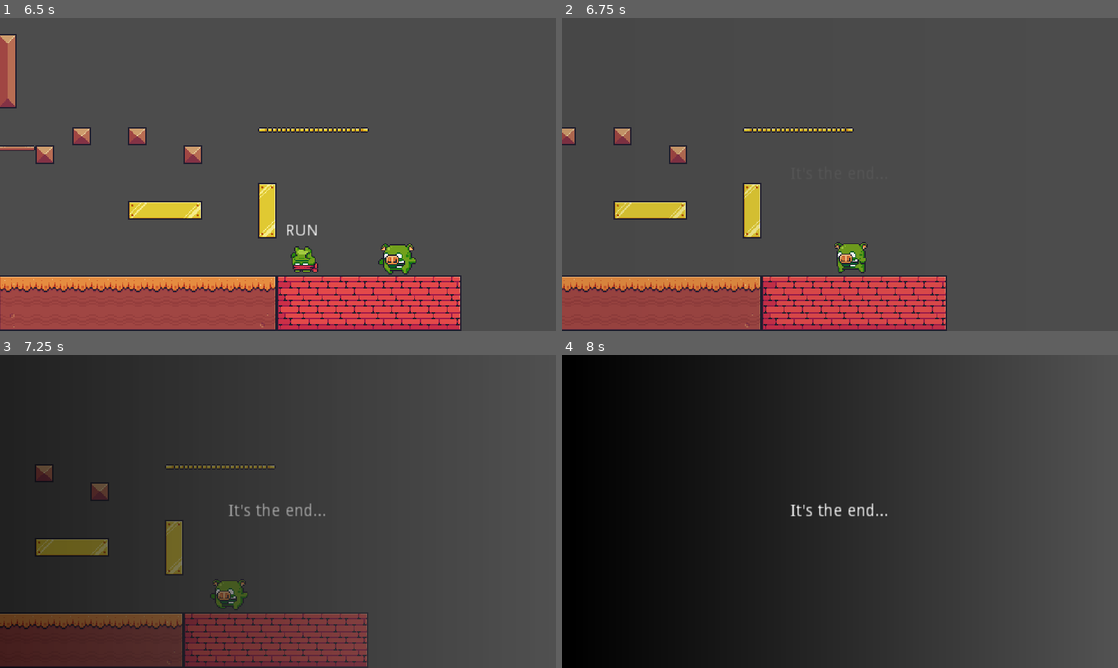
Above: before the commit, frames 1-4 (two rows, left to right).
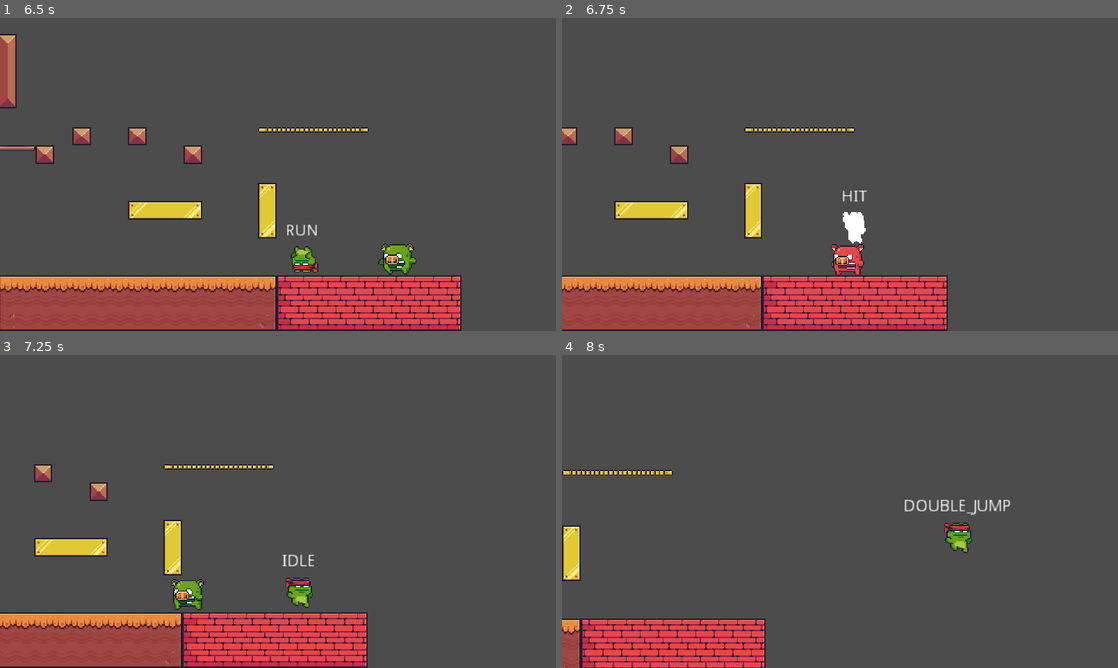
Above: after the commit, the same moments.

Repository: ChrisTutorials/ChrisTutorials-2D-Godot-Platformer
Game: Godot game, scene res://Maps/Level1.tscn
The game is run twice, just before and just after one commit, with the same random seed, the same clock (stepped at 60 frames per second) and the same inputs.
Inputs:
- Up to frame 1 (6.5 s): hold D (right) 0.53-2.03 s; tap Space (jump) at 0.6, 0.77, 1.07, 1.35, 1.52, 1.82, 2.1, 2.85, 3.02, 3.32, 3.6, 3.77, 4.07, 4.35, 4.52, 4.82, 5.1, 5.85, 6.02, 6.32 s; hold A (left) 2.03-4.28 s; hold D (right) from 4.28 s (still down)
- Up to frame 2 (6.75 s): keep holding D (right); tap Space (jump) at 6.6 s
- Up to frame 3 (7.25 s): keep holding D (right); tap Space (jump) at 6.77, 7.07 s
- Up to frame 4 (8 s): keep holding D (right); tap Space (jump) at 7.35, 7.52, 7.82 s

Frame 1 is identical in both runs. In frame 2, 2.8% of the frame differs, in the area x 0-70%, y 34-100%; in frame 3, 45%; in frame 4, 64%, in the area x 0-81%, y 0-100%.

Commit message:
Ability to Move through Platforms
drop down function
one way collision
also fixed jump attack - no longer checks for hitbox /hurtbox positions but only velocity of the player

Diff:
--- a/Characters/Player.gd
+++ b/Characters/Player.gd
@@ -15,6 +15,7 @@
 onready var jump_hitbox = $JumpHitbox
 onready var invincible_timer = $InvincibleTimer
 onready var wall_jump_timer = $WallJumpTimer
+onready var drop_timer = $DropTimer
 
 signal changed_state(new_state_string, new_state_id)
 signal player_died(player)
@@ -28,6 +29,13 @@
 
 func _physics_process(delta):
 	var input = get_player_input()
+
+	# Falling through platforms
+	if(Input.is_action_just_pressed("down")):
+		if(drop_timer.is_stopped()):
+			drop_timer.start()
+		else:
+			drop()
 
 
 	velocity = move_and_slide(velocity, Vector2.UP)
@@ -161,12 +169,16 @@
 	wall_jump_direction = -get_facing_direction()
 	wall_jump_timer.start()
 
+# Fall through one way collision platforms
+func drop():
+	position.y += 1
+
 func _on_JumpHitbox_area_shape_entered(area_id, area, area_shape, local_shape):
 	var enemy = area.owner
 
 	if(enemy is Enemy && enemy.can_be_hit):
 		# Check to see if we are hitting the enemy at the right position and velocity
-		if(jump_hitbox.global_position.y >= area.global_position.y - 1 && velocity.y > 0):
+		if(velocity.y > 0):
 			# Jump Attack
 			velocity.y = -enemy_bounce_impulse
 
--- a/Characters/Player.tscn
+++ b/Characters/Player.tscn
@@ -181,34 +181,34 @@
 "name": "idle",
 "speed": 20.0
 }, {
+"frames": [ SubResource( 12 ), SubResource( 13 ), SubResource( 14 ), SubResource( 15 ), SubResource( 16 ) ],
+"loop": true,
+"name": "wall_slide",
+"speed": 20.0
+}, {
+"frames": [ SubResource( 17 ), SubResource( 18 ), SubResource( 19 ), SubResource( 20 ), SubResource( 21 ), SubResource( 22 ) ],
+"loop": true,
+"name": "double_jump",
+"speed": 20.0
+}, {
+"frames": [ SubResource( 23 ), SubResource( 24 ), SubResource( 25 ), SubResource( 26 ), SubResource( 27 ), SubResource( 28 ), SubResource( 29 ) ],
+"loop": true,
+"name": "hit",
+"speed": 20.0
+}, {
+"frames": [ ExtResource( 7 ) ],
+"loop": true,
+"name": "fall",
+"speed": 20.0
+}, {
+"frames": [ SubResource( 30 ), SubResource( 31 ), SubResource( 32 ), SubResource( 33 ), SubResource( 34 ), SubResource( 35 ), SubResource( 36 ), SubResource( 37 ), SubResource( 38 ), SubResource( 39 ), SubResource( 40 ), SubResource( 41 ) ],
+"loop": true,
+"name": "run",
+"speed": 20.0
+}, {
 "frames": [ ExtResource( 1 ) ],
 "loop": true,
 "name": "jump",
-"speed": 20.0
-}, {
-"frames": [ SubResource( 12 ), SubResource( 13 ), SubResource( 14 ), SubResource( 15 ), SubResource( 16 ) ],
-"loop": true,
-"name": "wall_slide",
-"speed": 20.0
-}, {
-"frames": [ SubResource( 17 ), SubResource( 18 ), SubResource( 19 ), SubResource( 20 ), SubResource( 21 ), SubResource( 22 ) ],
-"loop": true,
-"name": "double_jump",
-"speed": 20.0
-}, {
-"frames": [ SubResource( 23 ), SubResource( 24 ), SubResource( 25 ), SubResource( 26 ), SubResource( 27 ), SubResource( 28 ), SubResource( 29 ) ],
-"loop": true,
-"name": "hit",
-"speed": 20.0
-}, {
-"frames": [ ExtResource( 7 ) ],
-"loop": true,
-"name": "fall",
-"speed": 20.0
-}, {
-"frames": [ SubResource( 30 ), SubResource( 31 ), SubResource( 32 ), SubResource( 33 ), SubResource( 34 ), SubResource( 35 ), SubResource( 36 ), SubResource( 37 ), SubResource( 38 ), SubResource( 39 ), SubResource( 40 ), SubResource( 41 ) ],
-"loop": true,
-"name": "run",
 "speed": 20.0
 } ]
 
@@ -421,7 +421,7 @@
 nodes/x_sign/position = Vector2( -230, 140 )
 nodes/y_sign/node = SubResource( 63 )
 nodes/y_sign/position = Vector2( 210, 0 )
-node_connections = [ "is_on_wall", 0, "double_jump", "is_on_wall", 1, "Animation 5", "output", 0, "hit", "y_sign", 0, "Animation", "y_sign", 1, "x_sign", "y_sign", 2, "Animation 2", "double_jump", 0, "y_sign", "double_jump", 1, "Animation 3", "hit", 0, "is_on_wall", "hit", 1, "Animation 4" ]
+node_connections = [ "is_on_wall", 0, "double_jump", "is_on_wall", 1, "Animation 5", "output", 0, "hit", "double_jump", 0, "y_sign", "double_jump", 1, "Animation 3", "hit", 0, "is_on_wall", "hit", 1, "Animation 4", "y_sign", 0, "Animation", "y_sign", 1, "x_sign", "y_sign", 2, "Animation 2" ]
 
 [sub_resource type="RectangleShape2D" id=65]
 extents = Vector2( 8, 1 )
@@ -433,7 +433,7 @@
 [node name="AnimatedSprite" type="AnimatedSprite" parent="."]
 frames = SubResource( 42 )
 animation = "idle"
-frame = 9
+frame = 3
 playing = true
 
 [node name="CollisionShape2D" type="CollisionShape2D" parent="."]
@@ -486,6 +486,10 @@
 wait_time = 0.15
 one_shot = true
 
+[node name="DropTimer" type="Timer" parent="."]
+wait_time = 0.25
+one_shot = true
+
 [connection signal="changed_state" from="." to="StateLabel" method="_on_Player_changed_state"]
 [connection signal="tree_entered" from="." to="." method="_on_Player_tree_entered"]
 [connection signal="area_shape_entered" from="JumpHitbox" to="." method="_on_JumpHitbox_area_shape_entered"]
--- a/Maps/Level1.tscn
+++ b/Maps/Level1.tscn
@@ -26,7 +26,6 @@
 
 [node name="Player" parent="." instance=ExtResource( 3 )]
 position = Vector2( 173.421, -214.347 )
-health = 1.0
 move_speed = 300.0
 
 [node name="RemoteTransform2D" type="RemoteTransform2D" parent="Player"]
--- a/Maps/pixel_adventure_terrain.tres
+++ b/Maps/pixel_adventure_terrain.tres
@@ -1529,23 +1529,23 @@
 11/shape_offset = Vector2( 0, 0 )
 11/shape_transform = Transform2D( 1, 0, 0, 1, 0, 0 )
 11/shape = SubResource( 38 )
-11/shape_one_way = false
+11/shape_one_way = true
 11/shape_one_way_margin = 1.0
 11/shapes = [ {
 "autotile_coord": Vector2( 0, 0 ),
-"one_way": false,
+"one_way": true,
 "one_way_margin": 1.0,
 "shape": SubResource( 38 ),
 "shape_transform": Transform2D( 1, 0, 0, 1, 0, 0 )
 }, {
 "autotile_coord": Vector2( 1, 0 ),
-"one_way": false,
+"one_way": true,
 "one_way_margin": 1.0,
 "shape": SubResource( 39 ),
 "shape_transform": Transform2D( 1, 0, 0, 1, 0, 0 )
 }, {
 "autotile_coord": Vector2( 2, 0 ),
-"one_way": false,
+"one_way": true,
 "one_way_margin": 1.0,
 "shape": SubResource( 40 ),
 "shape_transform": Transform2D( 1, 0, 0, 1, 0, 0 )
@@ -1571,23 +1571,23 @@
 12/shape_offset = Vector2( 0, 0 )
 12/shape_transform = Transform2D( 1, 0, 0, 1, 0, 0 )
 12/shape = SubResource( 41 )
-12/shape_one_way = false
+12/shape_one_way = true
 12/shape_one_way_margin = 1.0
 12/shapes = [ {
 "autotile_coord": Vector2( 2, 0 ),
-"one_way": false,
+"one_way": true,
 "one_way_margin": 1.0,
 "shape": SubResource( 41 ),
 "shape_transform": Transform2D( 1, 0, 0, 1, 0, 0 )
 }, {
 "autotile_coord": Vector2( 1, 0 ),
-"one_way": false,
+"one_way": true,
 "one_way_margin": 1.0,
 "shape": SubResource( 42 ),
 "shape_transform": Transform2D( 1, 0, 0, 1, 0, 0 )
 }, {
 "autotile_coord": Vector2( 0, 0 ),
-"one_way": false,
+"one_way": true,
 "one_way_margin": 1.0,
 "shape": SubResource( 43 ),
 "shape_transform": Transform2D( 1, 0, 0, 1, 0, 0 )
@@ -1613,23 +1613,23 @@
 13/shape_offset = Vector2( 0, 0 )
 13/shape_transform = Transform2D( 1, 0, 0, 1, 0, 0 )
 13/shape = SubResource( 44 )
-13/shape_one_way = false
+13/shape_one_way = true
 13/shape_one_way_margin = 1.0
 13/shapes = [ {
 "autotile_coord": Vector2( 0, 0 ),
-"one_way": false,
+"one_way": true,
 "one_way_margin": 1.0,
 "shape": SubResource( 44 ),
 "shape_transform": Transform2D( 1, 0, 0, 1, 0, 0 )
 }, {
 "autotile_coord": Vector2( 1, 0 ),
-"one_way": false,
+"one_way": true,
 "one_way_margin": 1.0,
 "shape": SubResource( 45 ),
 "shape_transform": Transform2D( 1, 0, 0, 1, 0, 0 )
 }, {
 "autotile_coord": Vector2( 2, 0 ),
-"one_way": false,
+"one_way": true,
 "one_way_margin": 1.0,
 "shape": SubResource( 46 ),
 "shape_transform": Transform2D( 1, 0, 0, 1, 0, 0 )
